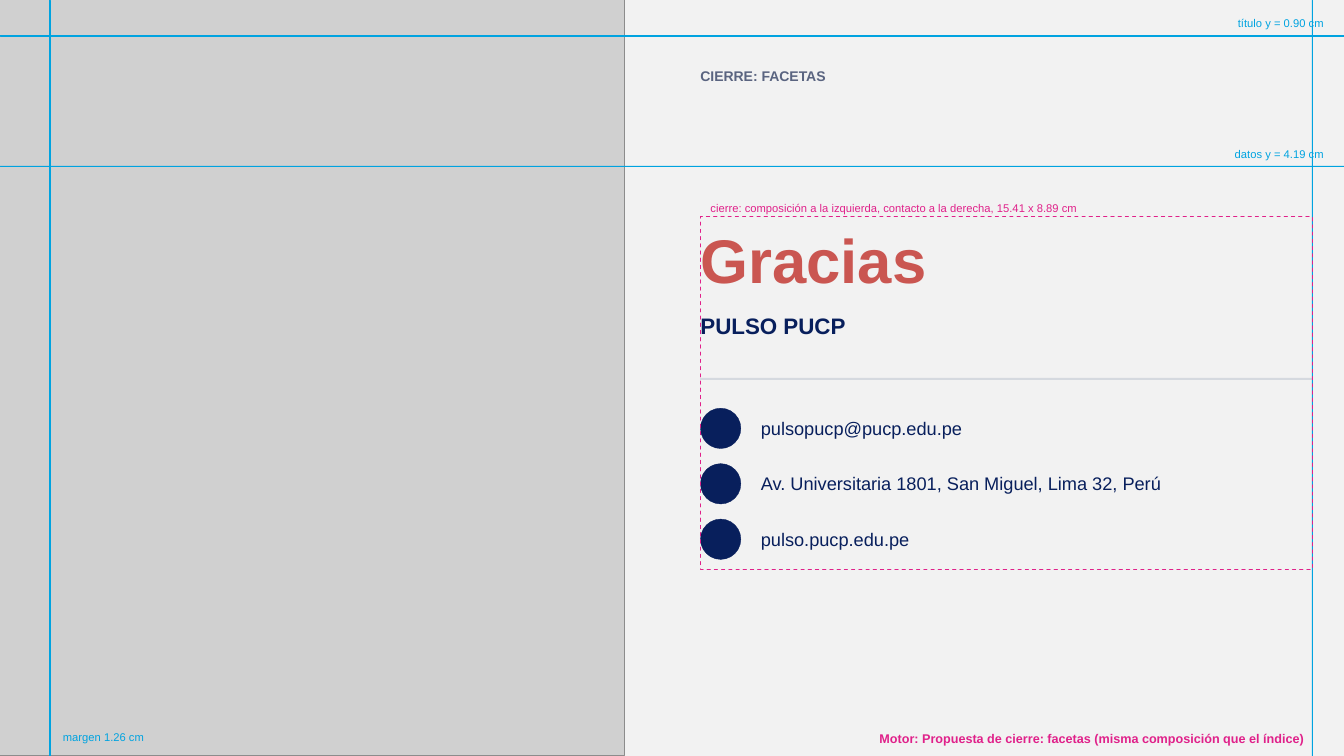
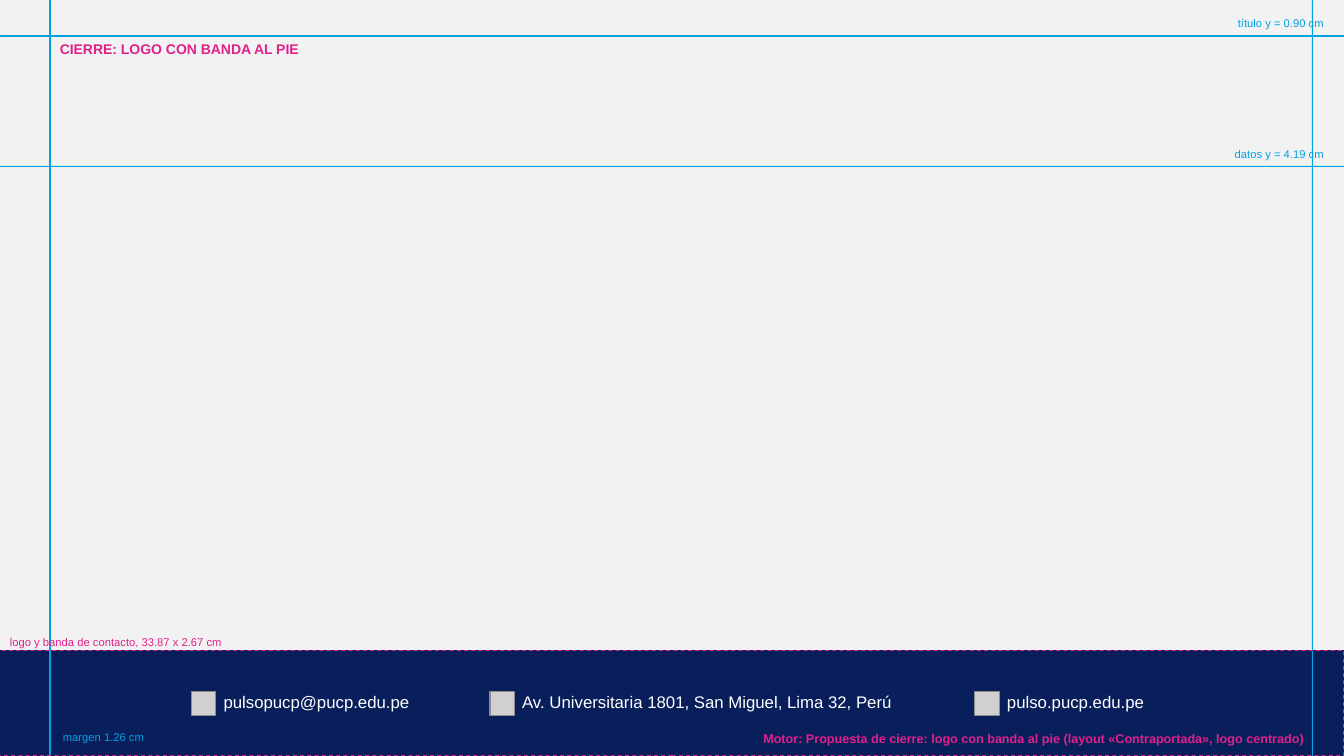
Before and after one commit to GonzaloAlmendariz/prosecnur-app, a slide deck: slide 164 of docs/qa/motor-ppt-2026-10-06/4-recetario/recetario-moderna-guias.pptx. Drawn at 1344x756 pixels with LibreOffice and Linux fonts; fonts in the diff are those of the drawing; grey boxes stand for pictures; background and template pictures are left out. Boxes give left, top, right and bottom in pixels: in the first picture for what was removed or moved away, otherwise in the second. Text is boxed around its words. In the diff, an @@ line names an element or a change of style, - is before the commit and + after.

```diff
--- a/docs/qa/motor-ppt-2026-10-06/4-recetario/recetario-moderna-guias.pptx
+++ b/docs/qa/motor-ppt-2026-10-06/4-recetario/recetario-moderna-guias.pptx
@@ picture removed at <box>0,0,625,756</box> @@
@@ text added at <box>60,44,299,54</box>, 10 pt, text #E0218A, bold @@
+CIERRE: LOGO CON BANDA AL PIE
@@ text removed at <box>700,71,826,81</box> @@
-CIERRE: FACETAS
@@ text removed at <box>710,204,1077,215</box> @@
-cierre: composición a la izquierda, contacto a la derecha, 15.41 x 8.89 cm
@@ text removed at <box>700,236,926,291</box> @@
-Gracias
@@ rectangle removed at <box>701,217,1313,570</box> @@
@@ text removed at <box>700,316,845,339</box> @@
-PULSO PUCP
@@ rectangle removed at <box>701,378,1313,379</box> @@
@@ ellipse removed at <box>701,408,741,449</box> @@
@@ ellipse removed at <box>701,464,741,504</box> @@
@@ ellipse removed at <box>701,519,741,560</box> @@
@@ rectangle added at <box>0,650,1344,756</box>, fill #081F5C, outline #081F5C 0.25 pt @@
@@ rectangle added at <box>0,650,1344,756</box>, outline #E0218A 0.75 pt dashed @@
@@ text added at <box>10,637,222,648</box>, 8 pt, text #E0218A @@
+logo y banda de contacto, 33.87 x 2.67 cm
@@ text "pulsopucp@pucp.edu.pe": place and size @@
-text "pulsopucp@pucp.edu.pe" at <box>761,421,962,439</box>
+text "pulsopucp@pucp.edu.pe" at <box>224,696,410,712</box>
@@ text "Av. Universitaria 1801, San Miguel, ...": place and size @@
-text "Av. Universitaria 1801, San Miguel, ..." at <box>761,476,1161,494</box>
+text "Av. Universitaria 1801, San Miguel, ..." at <box>522,695,891,712</box>
@@ size 13 to 12 pt, text colour #081F5C to #FFFFFF in 3 elements at <box>224,696,410,712</box>, <box>522,695,891,712</box>, <box>1007,696,1144,712</box> @@
@@ text "pulso.pucp.edu.pe": place and size @@
-text "pulso.pucp.edu.pe" at <box>761,532,909,550</box>
+text "pulso.pucp.edu.pe" at <box>1007,696,1144,712</box>
@@ picture added at <box>192,692,216,716</box> @@
@@ picture added at <box>490,692,514,716</box> @@
@@ picture added at <box>975,692,999,716</box> @@
@@ text at <box>763,734,1303,746</box>: text changed @@
-Motor: Propuesta de cierre: facetas (misma composición que el índice)
+Motor: Propuesta de cierre: logo con banda al pie (layout «Contraportada», logo centrado)
@@ line added from (0, 754) to (1344, 754), #CA5651 4.5 pt @@
```
Also in this commit, not shown: 5 other slides changed, 7 other files.
